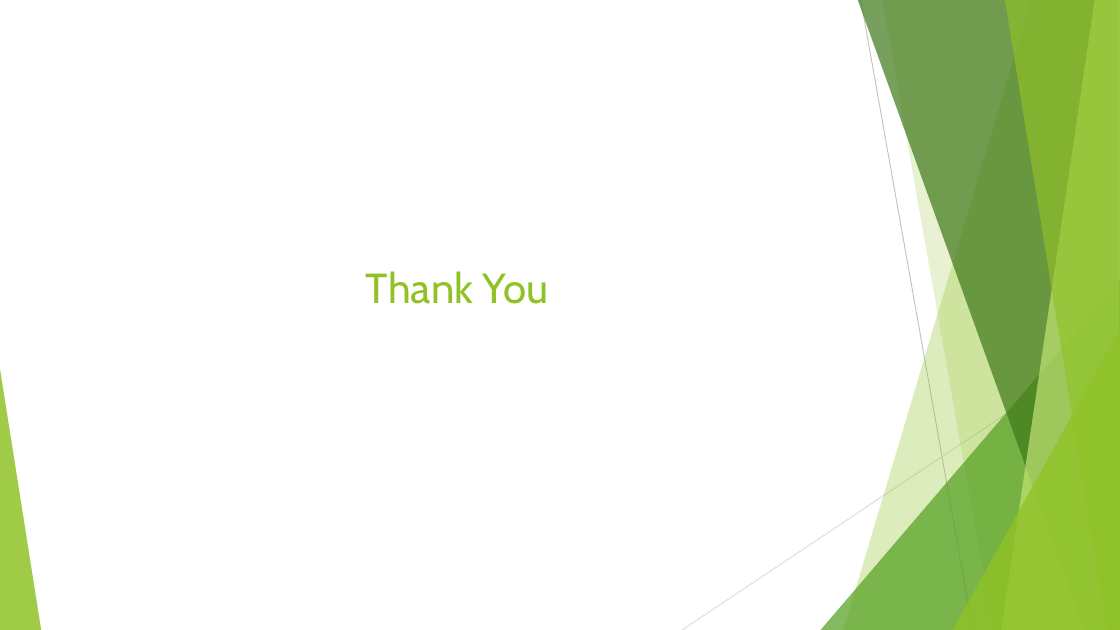
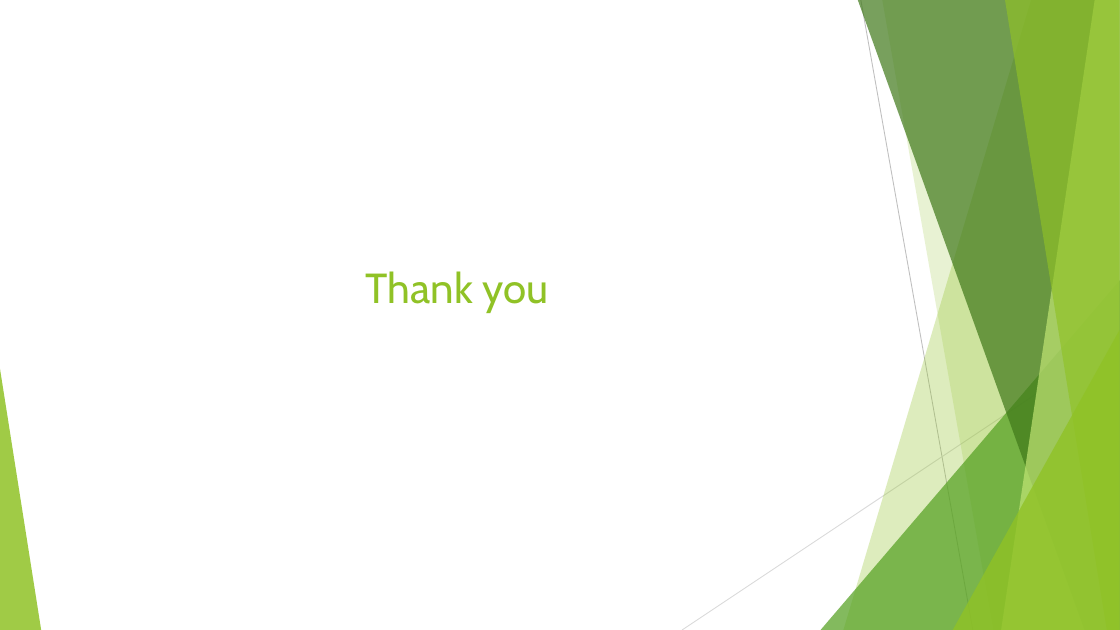
Before and after one commit to lastunicorn/Shop, a slide deck: slide 13 of doc/repository-pattern.pptx (slide 12 before the commit). Drawn at 1120x630 pixels with LibreOffice and Linux fonts; fonts in the diff are those of the drawing. Boxes give left, top, right and bottom in pixels: in the first picture for what was removed or moved away, otherwise in the second. Text is boxed around its words. In the diff, an @@ line names an element or a change of style, - is before the commit and + after.

```diff
--- a/doc/repository-pattern.pptx
+++ b/doc/repository-pattern.pptx
@@ title at (366, 271, 548, 313): text changed @@
-Thank You
+Thank you
```
Also in this commit, not shown: 6 other slides changed, 2 slides added, 1 slide removed, 9 other files.
